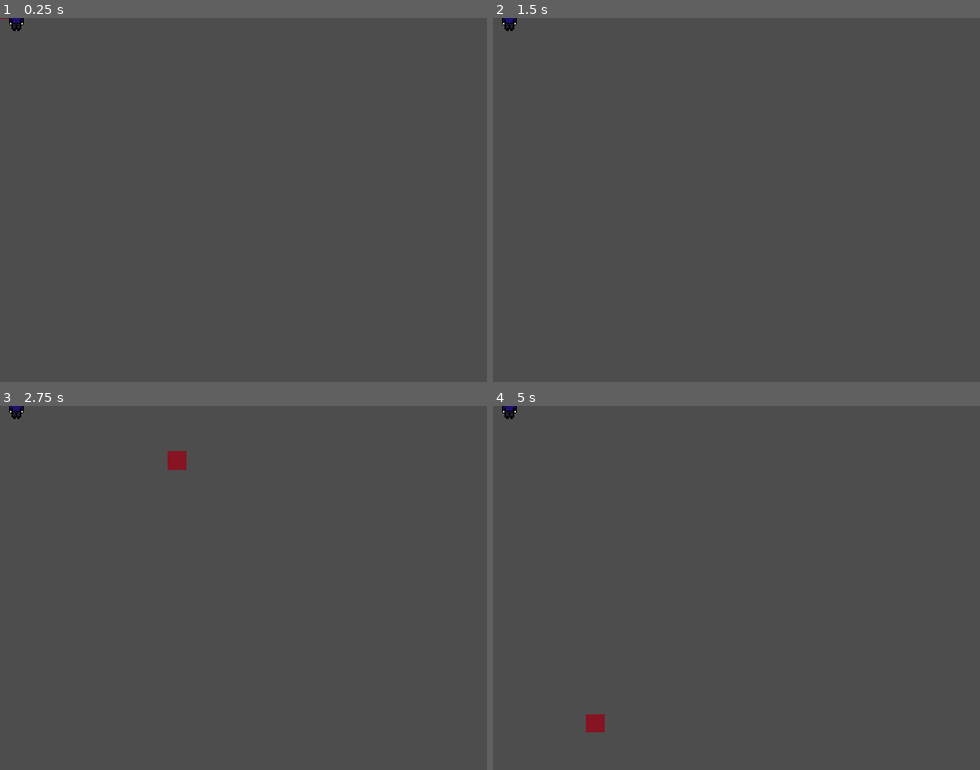
Above: before the commit, frames 1-4 (two rows, left to right).
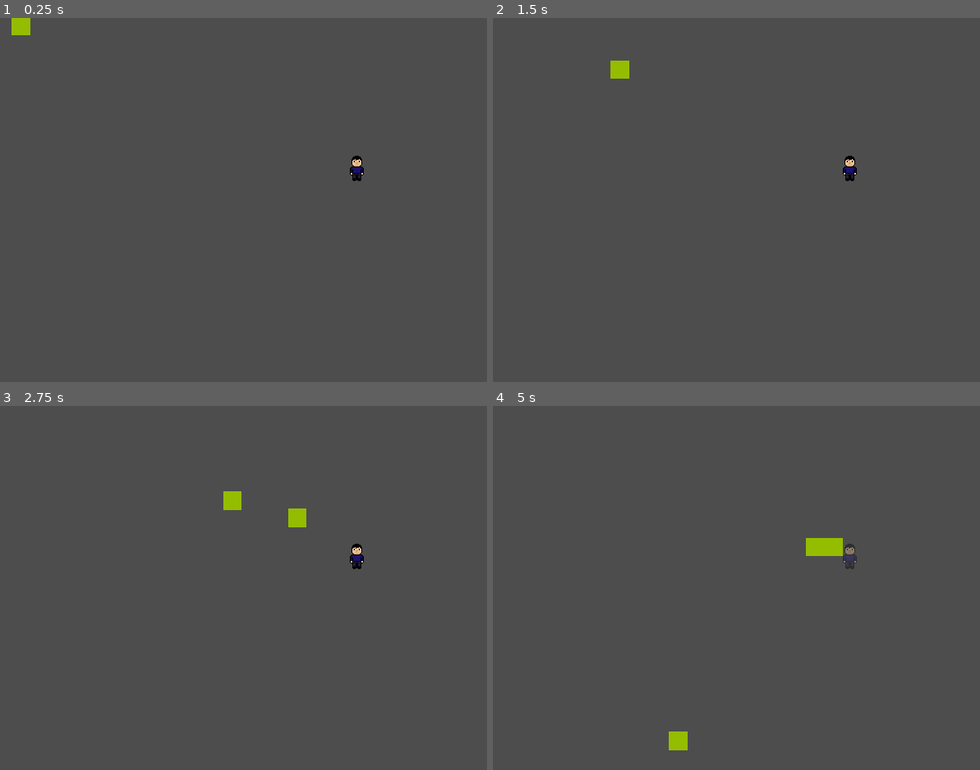
Above: after the commit, the same moments.

Repository: cakusers/project-glaux
Game: Godot game, scene res://World.tscn
The game is run twice, just before and just after one commit, with the same random seed, the same clock (stepped at 60 frames per second) and the same inputs.
Inputs:
- Up to frame 1 (0.25 s): no input
- Up to frame 2 (1.5 s): hold D (move_right) 0.53-1.28 s; tap Space (attack) at 0.6, 1.35 s; hold S (move_down) from 1.28 s (still down)
- Up to frame 3 (2.75 s): release S (move_down) at 2.03 s; hold D (move_right) from 2.03 s (still down); tap Space (attack) at 2.1 s
- Up to frame 4 (5 s): release D (move_right) at 2.78 s; hold W (move_up) 2.78-3.53 s; tap Space (attack) at 2.85, 3.6, 4.35 s; hold A (move_left) from 3.53 s (still down)

The runs differ from the first frame. In frame 1, 0.3% of the frame differs, in the area x 0-75%, y 0-45%; in frame 2, 0.4%; in frame 3, 0.8%; in frame 4, 1.0%, in the area x 1-75%, y 0-95%.

Commit message:
Create Player and Enemy Hitpoints

Diff:
--- a/Enemy/Enemy.tscn
+++ b/Enemy/Enemy.tscn
@@ -12,7 +12,7 @@
 [node name="ColorRect" type="ColorRect" parent="."]
 offset_left = -20.0
 offset_top = -20.0
-color = Color(0.5254902, 0.078431375, 0.13333334, 1)
+color = Color(0.58157194, 0.7413681, 6.058795e-07, 1)
 metadata/_edit_use_anchors_ = true
 
 [node name="CollisionShape2D" type="CollisionShape2D" parent="."]
--- a/Enemy/script/enemy.gd
+++ b/Enemy/script/enemy.gd
@@ -1,6 +1,9 @@
 extends CharacterBody2D
 
 @export var speed = 100.0
+@export var max_hp = 3
+
+var hp = max_hp
 var player = null
 
 func _ready():
@@ -9,11 +12,29 @@
 
 func _physics_process(delta):
 	if player:
-		# Hitung arah menuju player
 		var direction = (player.global_position - global_position).normalized()
 		velocity = direction * speed
 		move_and_slide()
 
-func take_damage():
-	# Hapus musuh dari game
+		# Logika sederhana: Jika bersentuhan dengan player, lukai player
+		# Kita gunakan get_slide_collision untuk mendeteksi tabrakan fisik
+		for i in get_slide_collision_count():
+			var collision = get_slide_collision(i)
+			var collider = collision.get_collider()
+			if collider.is_in_group("player") and collider.has_method("take_damage"):
+				collider.take_damage(1) # Musuh deal 1 damage ke player
+
+func take_damage(amount):
+	hp -= amount
+
+	# Efek Visual: Flash Merah
+	modulate = Color.RED
+	var tween = create_tween()
+	tween.tween_property(self, "modulate", Color.WHITE, 0.1) # Kembali putih dalam 0.1 detik
+
+	if hp <= 0:
+		die()
+
+func die():
+	# Bisa tambah efek partikel meledak di sini nanti
 	queue_free()
--- a/Player/scipt/player.gd
+++ b/Player/scipt/player.gd
@@ -1,13 +1,17 @@
 extends CharacterBody2D
 
 @export var speed: float = 200.0
+@export var max_hp = 5
+
 # Variabel Combo
 var combo_count = 0
 var is_attacking = false
 @onready var hitbox = $Hitbox # Mengambil node Hitbox
-
 @onready var combo_label = $ComboLabel
 
+# Variabel HP
+var current_hp = max_hp
+var is_invincible = false # Status kebal
 
 func _physics_process(_delta):
 	# Kita cegah pergerakan saat sedang menyerang agar tidak 'sliding'
@@ -41,9 +45,6 @@
 func attack_sequence():
 	is_attacking = true
 
-	# Logika Combo Sederhana
-	combo_count += 1
-	update_combo_visual()
 
 	# Nyalakan Hitbox
 	hitbox.monitoring = true
@@ -51,11 +52,19 @@
 	# Kita tunggu 1 frame fisika agar Godot sempat mendeteksi tabrakan
 	await get_tree().physics_frame
 
-	# Cek apakah ada musuh di dalam hitbox SAAT INI JUGA
 	var bodies = hitbox.get_overlapping_bodies()
+	var enemies_hit_this_frame = 0 # Untuk melacak apakah kita memukul sesuatu
+
 	for body in bodies:
-		if body.has_method("take_damage"):
-			body.take_damage()
+		if body != self and body.has_method("take_damage"):
+			body.take_damage(1)
+
+			# [BARU] Tambah combo setiap kali loop menemukan musuh
+			combo_count += 1
+			enemies_hit_this_frame += 1
+
+	if enemies_hit_this_frame > 0:
+		update_combo_visual()
 
 	# Durasi serangan (misal 0.2 detik)
 	await get_tree().create_timer(0.2).timeout
@@ -92,3 +101,31 @@
 		# Hilangkan label pelan-pelan
 		var tween = create_tween()
 		tween.tween_property(combo_label, "modulate:a", 0.0, 0.2) # Fade out
+
+# --- FUNGSI BARU: MENERIMA DAMAGE DARI MUSUH ---
+func take_damage(amount):
+	if is_invincible:
+		return # Jika sedang kebal, abaikan damage
+
+	current_hp -= amount
+	print("Player HP: ", current_hp) # Cek di Output console
+
+	if current_hp <= 0:
+		print("GAME OVER")
+		get_tree().reload_current_scene() # Restart game otomatis
+		return
+
+	# Aktifkan I-Frames (Kebal sesaat)
+	start_invincibility()
+
+func start_invincibility():
+	is_invincible = true
+	# Efek kedap-kedip transparan
+	modulate.a = 0.4
+
+	# Kebal selama 1 detik
+	await get_tree().create_timer(1.0).timeout
+
+	# Kembali normal
+	modulate.a = 1.0
+	is_invincible = false
--- a/World.tscn
+++ b/World.tscn
@@ -8,6 +8,7 @@
 script = ExtResource("1_2dftf")
 
 [node name="Player" parent="." instance=ExtResource("2_js7pq")]
+position = Vector2(391, 165)
 
 [node name="Enemy" parent="." instance=ExtResource("2_bcbcq")]
 
